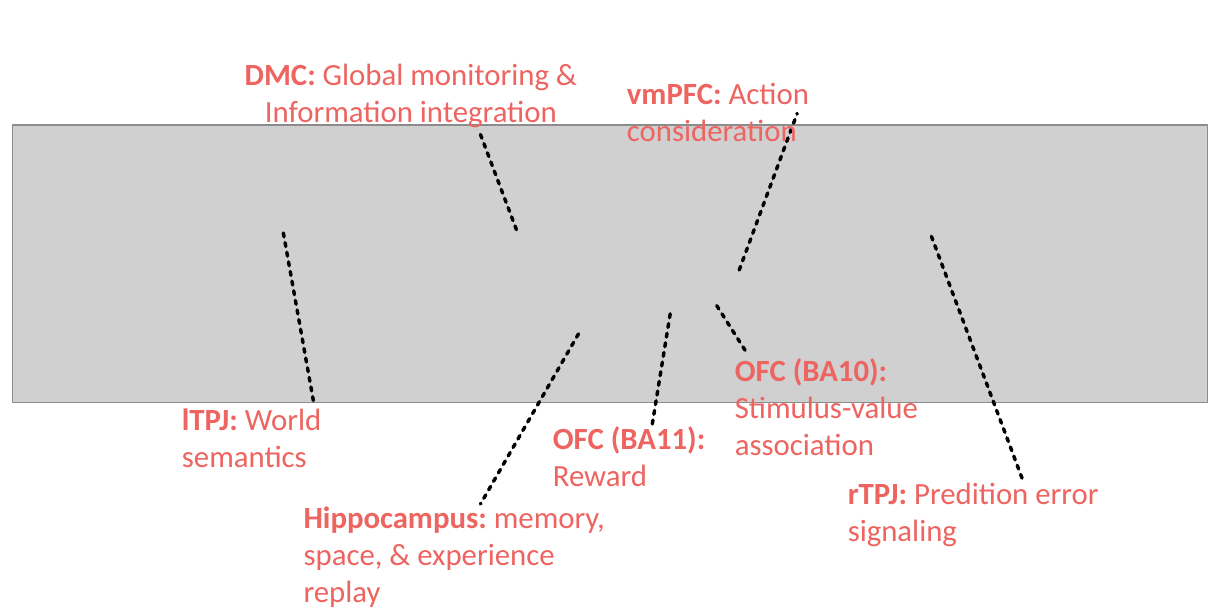
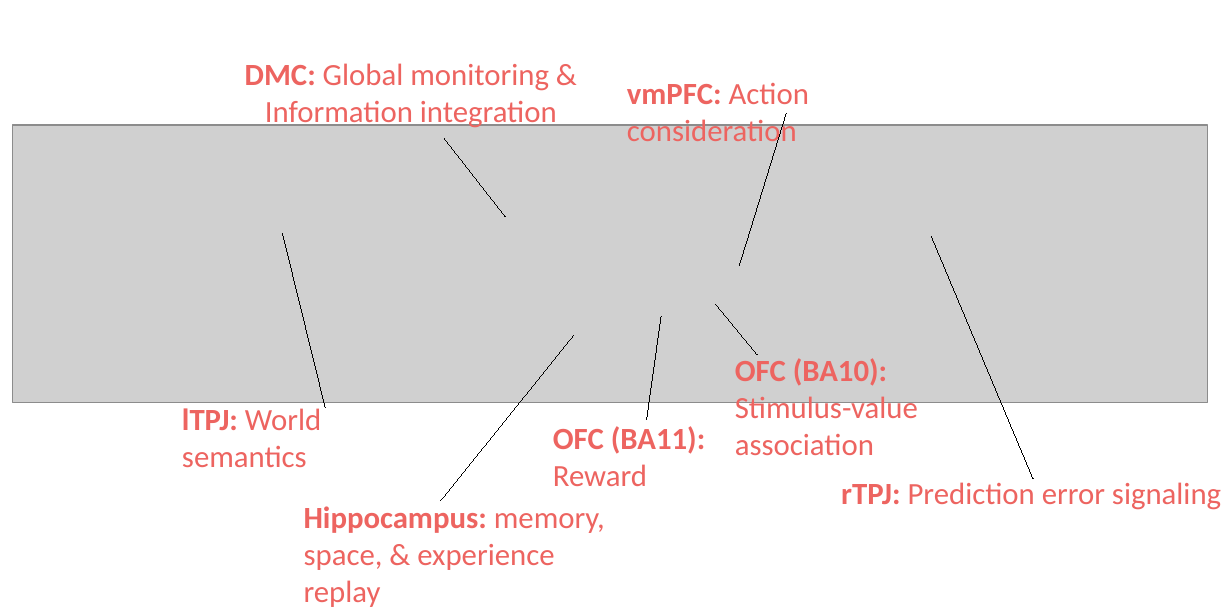
Before and after one commit to banilo/darkcontrol, a slide deck: slide 1 of paper/neurobiological_overview_DMN.odp. Drawn at 1232x616 pixels with LibreOffice and Linux fonts; fonts in the diff are those of the drawing; grey boxes stand for pictures. Boxes give left, top, right and bottom in pixels: in the first picture for what was removed or moved away, otherwise in the second. Text is boxed around its words. In the diff, an @@ line names an element or a change of style, - is before the commit and + after.

```diff
--- a/paper/neurobiological_overview_DMN.odp
+++ b/paper/neurobiological_overview_DMN.odp
@@ line moved from (739, 270) - (797, 113) to (739, 266) - (786, 113) @@
@@ line (739, 266) - (786, 113): stroke #000000 2.01 pt to #000000 0 pt @@
@@ line moved from (480, 134) - (517, 233) to (445, 139) - (505, 217) @@
@@ line (445, 139) - (505, 217): stroke #000000 2.01 pt to #000000 0 pt @@
@@ line moved from (283, 233) - (314, 407) to (282, 233) - (325, 408) @@
@@ line (282, 233) - (325, 408): stroke #000000 2.01 pt to #000000 0 pt @@
@@ line moved from (931, 237) - (1023, 479) to (931, 237) - (1034, 479) @@
@@ line (931, 237) - (1034, 479): stroke #000000 2.01 pt to #000000 0 pt @@
@@ line moved from (670, 314) - (652, 425) to (662, 317) - (647, 420) @@
@@ line (662, 317) - (647, 420): stroke #000000 2.01 pt to #000000 0 pt @@
@@ line moved from (717, 306) - (747, 352) to (716, 304) - (756, 355) @@
@@ line (716, 304) - (756, 355): stroke #000000 2.01 pt to #000000 0 pt @@
@@ line moved from (579, 334) - (480, 504) to (441, 500) - (573, 336) @@
@@ line (441, 500) - (573, 336): stroke #000000 2.01 pt to #000000 0 pt @@
@@ text at (x1=841, y1=478, x2=1221, y2=510): text changed @@
-rTPJ: Predition error signaling
+rTPJ: Prediction error signaling
```
Also in this commit, not shown: 2 other files.
